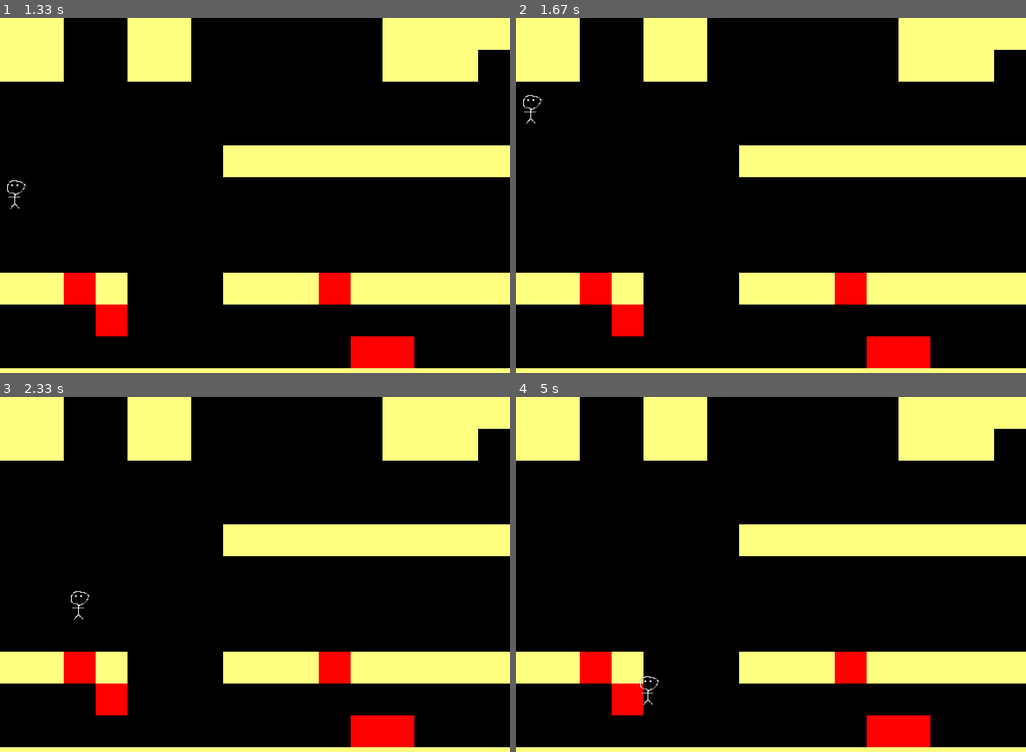
Above: before the commit, frames 1-4 (two rows, left to right).
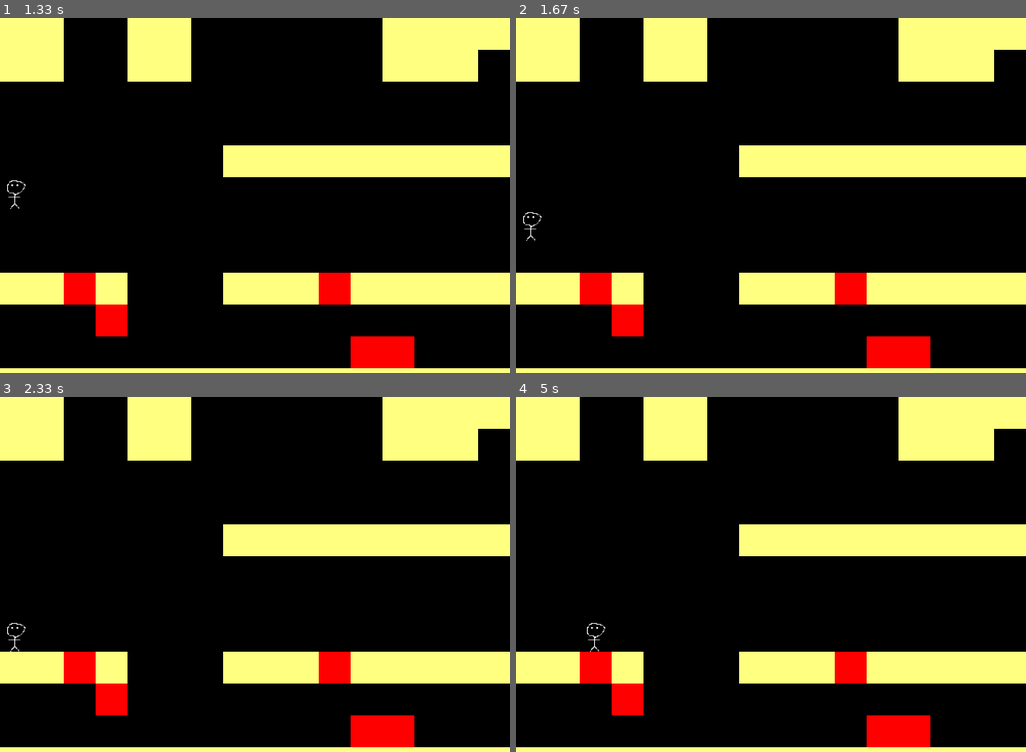
Above: after the commit, the same moments.

Repository: jsbueno/pybr21_pygame_tutorial
Game: pygame game, started from jogo.py
The game is run twice, just before and just after one commit, with the same random seed, the same clock (stepped at 60 frames per second) and the same inputs.
Inputs:
- Up to frame 1 (1.33 s): tap Space at 0.33 s; hold Up from 1.17 s (still down)
- Up to frame 2 (1.67 s): release Up at 1.63 s
- Up to frame 3 (2.33 s): hold Right 1.67-2.13 s; hold Left from 2.17 s (still down)
- Up to frame 4 (5 s): release Left at 2.7 s; hold Up 3.5-3.87 s; hold Right 3.9-4.53 s; hold Left from 4.97 s (still down)

Frame 1 is identical in both runs. In frame 2, 0.1% of the frame differs, in the area x 1-5%, y 21-63%; in frame 3, 0.1%; in frame 4, 0.2%, in the area x 13-28%, y 63-87%.

Commit message:
Pulo melhorado

Diff:
--- a/jogo.py
+++ b/jogo.py
@@ -7,12 +7,19 @@
 BLOCO = BL = W / w
 v = 1 / 3
 
-class GameOver(Exception):
+class GameMessage(Exception):
+    pass
+
+class GameOver(GameMessage):
+    pass
+
+class GameNextStage(GameMessage):
     pass
 
 paredes = {
-    "#": (255, 255, 128),
-    "*": (255, 0, 0),
+    "#": { "color":(255, 255, 128)},
+    "*": { "color": (255, 0, 0)},
+    "E": {"exit": True, "color": (0, 255, 0)},
 }
 
 
@@ -53,8 +60,11 @@
         self.vy = 0
         self.mapa = mapa
         self.carrega_imagem(caminho)
-        self.pulo = False
-        self.tempo_de_queda = 0
+        self.tempo_de_pulo = 0
+
+    @property
+    def esta_no_chao(self):
+        return self.mapa[self.ix, self.iy + 1] is not None
 
     def movimento(self, eventos):
         ox, oy = self.x, self.y
@@ -63,22 +73,22 @@
                 if evento.key == pygame.K_LEFT: self.vx = -v
                 if evento.key == pygame.K_RIGHT: self.vx = v
                 if evento.key == pygame.K_DOWN: self.vy = v
-                if evento.key == pygame.K_UP:
-                    if self.tempo_de_queda == 0:
+                if evento.key == pygame.K_UP or evento.key == pygame.K_SPACE:
+                    if self.esta_no_chao:
                         self.vy = -v * 3
-                        self.pulo = True
-                    elif self.tempo_de_queda == 1 and self.pulo:
-                        self.vy = -v * 3
-                        self.pulo = True
-
+                        self.tempo_de_pulo = 2
                 if evento.key == pygame.K_ESCAPE:
                     raise GameOver()
             if evento.type == pygame.KEYUP:
                 self.vx = 0
                 self.vy = 0
-        self.x += self.vx
-        self.y += self.vy
 
+        if self.vx or self.vy:
+            self.x += self.vx
+            self.y += self.vy
+        else:
+            self.x= self.ix
+            self.y= self.iy
         parede_direita = self.mapa.deslocamento + w
         if self.x > parede_direita - 4 and (self.mapa.largura - self.mapa.deslocamento) > w:
             self.mapa.deslocamento += 6
@@ -93,18 +103,26 @@
         if self.x >= self.mapa.largura: self.x = self.mapa.largura - 1
         if self.y >= self.mapa.altura: self.y = self.mapa.altura - 1
 
-        if self.mapa[self.x, self.y]:
+        valor = self.mapa[self.x, self.y]
+        if valor:
+            if paredes[valor].get("exit"):
+                raise GameNextStage()
+
             self.x, self.y = ox, oy
-        else:
-            chao = self.mapa[self.x, self.y + 1]
-            if not chao:
+        if not self.esta_no_chao:
+            if self.tempo_de_pulo == 0:
                 self.y += v
-                self.tempo_de_queda += 1
-                if self.vy > 0:
-                    self.vy -= v
-            else:
-                self.pulo = False
-                self.tempo_de_queda = 0
+                if self.vy < v:
+                    self.vy += v
+        self.tempo_de_pulo = max(self.tempo_de_pulo - 1, 0)
+
+    @property
+    def ix(self):
+        return round(self.x)
+
+    @property
+    def iy(self):
+        return round(self.y)
 
     def carrega_imagem(self, caminho):
         imagem = pygame.image.load(caminho)
@@ -118,10 +136,15 @@
                 for my in range(h):
                     valor = mapa[mapa.deslocamento + mx, mapa.des_y + my]
                     if valor:
-                        pygame.draw.rect(tela, paredes[valor] , (mx * BL, my * BL, BL, BL))
+                        pygame.draw.rect(tela, paredes[valor]["color"] , (mx * BL, my * BL, BL, BL))
 
-            x = round((personagem.x - mapa.deslocamento) * BL)
-            y = round((personagem.y - mapa.des_y) * BL)
+
+            if personagem.vx or personagem.vy:
+                x = (personagem.ix - mapa.deslocamento) * BL
+                y = (personagem.iy - mapa.des_y) * BL
+            else:
+                x = round((personagem.ix - mapa.deslocamento) * BL)
+                y = round((personagem.iy - mapa.des_y) * BL)
             tela.blit(personagem.imagem, (x, y))
             # pygame.draw.rect(tela, (255, 0, 0), (int(x) * BL , int(y) * BL, BL, BL))
             pygame.display.flip()
@@ -134,13 +157,17 @@
 
     while True:
         eventos = pygame.event.get()
-        personagem.movimento(eventos)
+        try:
+            personagem.movimento(eventos)
+        except GameNextStage:
+            print("Essa era a última fase: você ganhou")
+            raise
         desenha(tela, personagem, mapa,)
         pygame.time.delay(60)
 
 try:
     principal()
-except GameOver:
+except GameMessage:
     print("Jogo terminado sem erros!")
 finally:
     pygame.quit()
--- a/mapa0.txt
+++ b/mapa0.txt
@@ -8,5 +8,5 @@
                                                                                ##############  #
 ##*#   ###*#####     ###   ##########                                                          #
    *                                                                                           #
-           **                                                                                  #
-################################  ##############################################################
+           **                                      E                                           #
+################################################################################################
